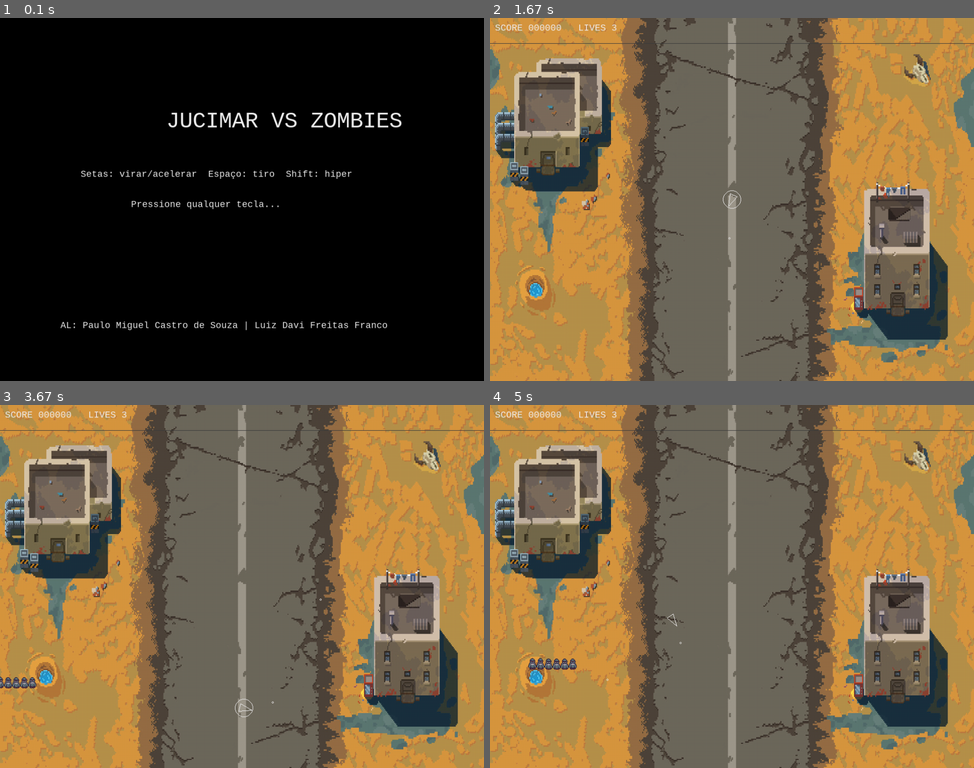
Above: before the commit, frames 1-4 (two rows, left to right).
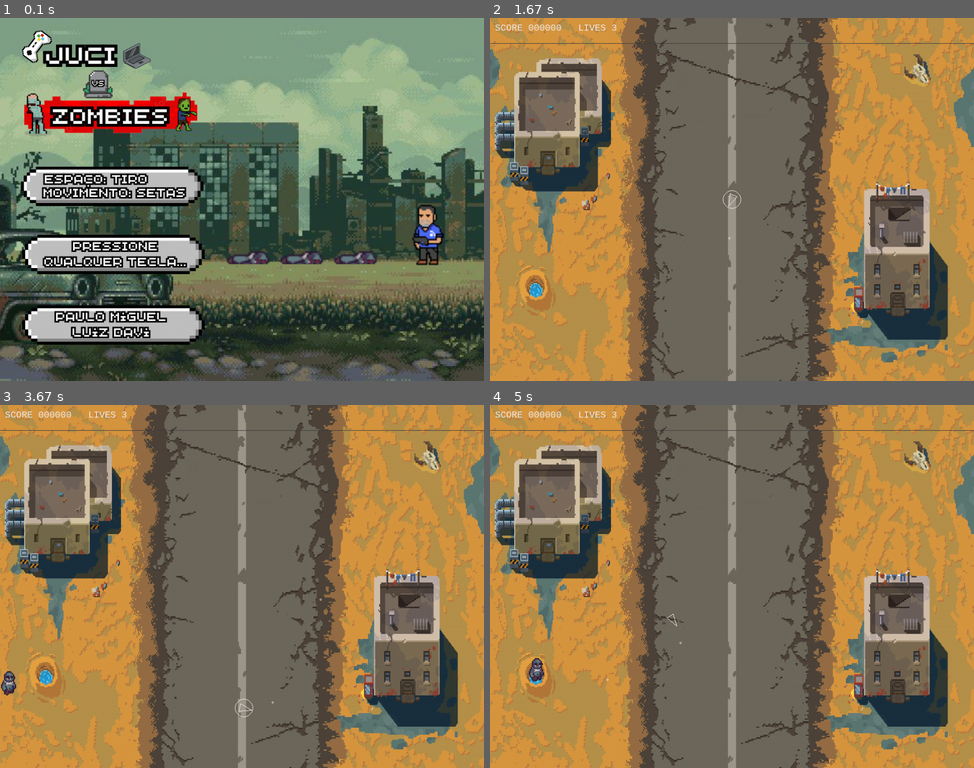
Above: after the commit, the same moments.

Repository: paulomiguel10/lpc2025-
Game: pygame game, started from Atividade010/src/main.py
Same seed, same stepped clock (60 frames per second), same inputs: the game is played once before the commit and once after it.
Inputs:
- Up to frame 1 (0.1 s): no input
- Up to frame 2 (1.67 s): tap Space at 0.33, 1.23, 1.53 s; hold Space 0.67-1.13 s; hold Right 0.67-1.13 s; hold Right 1.17-1.63 s
- Up to frame 3 (3.67 s): hold Up 1.67-1.97 s; tap Space at 1.73, 2.07, 2.37, 2.57, 2.87, 3.13, 3.43, 3.57 s; hold Right 2-2.47 s; tap Right Shift at 2.15, 3.65 s; hold Left 2.5-3.03 s; hold Left 3.07-3.47 s; hold Up from 3.5 s (still down)
- Up to frame 4 (5 s): release Up at 3.87 s; hold Right 3.9-4.53 s; tap Space at 3.97, 4.27, 4.63, 4.93 s; hold Left from 4.57 s (still down)

The runs differ from the first frame. In frame 1, 95% of the frame differs, in the area x 0-100%, y 0-100%; in frame 2, nothing differs; in frame 3, 0.3%; in frame 4, 0.3%.

Commit message:
Add tela de menu, zumbi com sprites

Diff:
--- a/Atividade010/src/game.py
+++ b/Atividade010/src/game.py
@@ -2,9 +2,9 @@
 import random
 import sys
 from dataclasses import dataclass
-
+from config import WIDTH,HEIGHT
 import pygame as pg
-
+from sprites import menu
 import config as C
 from systems import World
 from utils import text
@@ -13,7 +13,6 @@
 @dataclass
 class Scene:
     name: str
-
 
 class Game:
     def __init__(self):
@@ -27,6 +26,9 @@
         self.big = pg.font.SysFont("consolas", 48)
         self.scene = Scene("menu")
         self.world = World()
+
+    def draw_menu(self):
+        self.screen.blit(menu,(0,0))
 
     def run(self):
         while True:
@@ -57,15 +59,3 @@
                 self.world.draw(self.screen, self.font)
 
             pg.display.flip()
-
-    def draw_menu(self):
-        text(self.screen, self.big, "JUCIMAR VS ZOMBIES",
-             C.WIDTH // 2 - 150, 180)
-        text(self.screen, self.font,
-             "Setas: virar/acelerar  Espaço: tiro  Shift: hiper",
-             160, 300)
-        text(self.screen, self.font,
-             "Pressione qualquer tecla...", 260, 360)
-        text(self.screen, self.font,
-             "AL: Paulo Miguel Castro de Souza | Luiz Davi Freitas Franco",
-             120, 600)
--- a/Atividade010/src/sprites.py
+++ b/Atividade010/src/sprites.py
@@ -5,6 +5,7 @@
 import config as C
 from utils import Vec, angle_to_vec, draw_circle, draw_poly, wrap_pos
 from config import WIDTH, HEIGHT, FPS
+from PIL import Image
 
 # Caminho base do projeto
 BASE_DIR = os.path.dirname(os.path.dirname(__file__))
@@ -12,11 +13,17 @@
 # Caminho da imagem de fundo
 BACKGROUND_PATH = os.path.join(BASE_DIR, "sprites", "cenario.png")
 
-# removido .convert() para não exigir display inicializado
 background = pg.image.load(BACKGROUND_PATH)
 background = pg.transform.scale(background, (WIDTH, HEIGHT))
 
-
+# Caminho base do projeto
+BASE_DIR = os.path.dirname(os.path.dirname(__file__))
+
+# Caminho da imagem de fundo
+MENU_PATH = os.path.join(BASE_DIR, "sprites", "menu_game.png")
+
+menu = pg.image.load(MENU_PATH)
+menu = pg.transform.scale(menu, (WIDTH, HEIGHT))
 
 class Bullet(pg.sprite.Sprite):
     def __init__(self, pos: Vec, vel: Vec, owner: str = "ship"):
@@ -125,24 +132,41 @@
             # contorno de invulnerabilidade
             draw_circle(surf, self.pos, self.r + 3)
 
+zombiemov_gif = os.path.join(BASE_DIR,"sprites","zombie_anda.gif")
+
 class UFO(pg.sprite.Sprite):
     def __init__(self, pos: Vec, target: pg.sprite.Sprite):
         super().__init__()
-
-        zombie_IMG = pg.image.load(os.path.join(BASE_DIR, "sprites", "zombie_parado_baixo.png")).convert_alpha()
+        self.speed = 60
+        self.turn_rate = math.radians(120)
+        self.atual = 0
+        self.anim_timer = 0
+        self.anim_speed = 0.12 #segundos por frame
+        self.r = 16
+
+        # Carregar sprites
+        gif = Image.open(zombiemov_gif)
+        self.sprites = []
+
+        try:
+            while True:
+                gif.seek(len(self.sprites))
+                frame = gif.copy().convert("RGBA")
+                zombiewalk_img = pg.image.fromstring(frame.tobytes(), frame.size, frame.mode)
+
+                # ESCALA
+                zombiewalk_img = pg.transform.scale(zombiewalk_img, (32, 48))
+
+                self.sprites.append(zombiewalk_img)
+        except EOFError:
+            pass
+
+        self.image = self.sprites[0]
+        self.rect = self.image.get_rect(center = pos)
+
         self.pos = Vec(pos)
         self.target = target
-        self.r = C.UFO_SMALL["r"]
-        self.speed = C.UFO_SPEED
-        self.turn_rate = math.radians(120)
         self.dir = Vec(1, 0)
-        self.fire_cooldown = 1.2
-        self.time_since_last_shot = 0.0
-
-        self.image = zombie_IMG
-        self.rect = self.image.get_rect(center=self.pos)
-
-        self.r = self.rect.width // 2
 
     def update(self, dt: float):
         # Aim at target (ship)
@@ -168,11 +192,18 @@
 
                 new_angle = current_angle + angle_diff
                 self.dir = Vec(math.cos(new_angle), math.sin(new_angle))
-
         # Movement
         self.pos += self.dir * self.speed * dt
         self.pos = wrap_pos(self.pos)
         self.rect.center = self.pos
+        #Animation
+        self.anim_timer += dt
+        if self.anim_timer >= self.anim_speed:
+            self.anim_timer = 0
+            self.atual = (self.atual + 1) % len(self.sprites)
+
+            self.image = self.sprites[self.atual]
+            self.rect = self.image.get_rect(center =self.rect.center)
 
     def draw(self, surf: pg.Surface):
         surf.blit(self.image, self.rect)
--- a/Atividade010/src/systems.py
+++ b/Atividade010/src/systems.py
@@ -5,7 +5,6 @@
 import config as C
 from sprites import Ship, UFO, background
 from utils import Vec, rand_edge_pos
-
 
 class World:
 
--- a/atividade008/megaman1.py
+++ b/atividade008/megaman1.py
@@ -17,7 +17,7 @@
     def __init__(self):
         pygame.sprite.Sprite.__init__(self)
         self.sprites = []
-        #oi
+
         #Sprites de andar
         self.sprites_andar = [
             pygame.image.load('atividade008/sprites/andar_1.png'),
Binary file removed: Atividade010/sprites/Zombie_andando_direita.png
Binary file removed: Atividade010/sprites/Zombie_parado_direita.png
Binary file removed: Atividade010/sprites/Zombie_parado_esquerda.png
Binary file added: Atividade010/sprites/menu_game.png
Binary file added: Atividade010/sprites/zombie_anda.gif
Binary file removed: Atividade010/sprites/zombie_andando_baixo.png
Binary file removed: Atividade010/sprites/zombie_andando_esquerda.png
Binary file removed: Atividade010/sprites/zombie_parado_baixo.png
